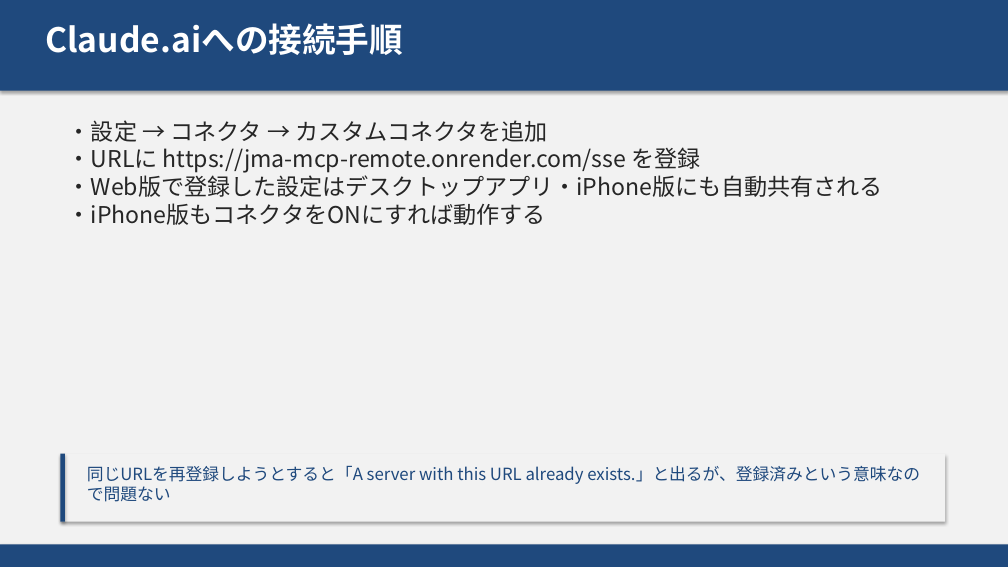
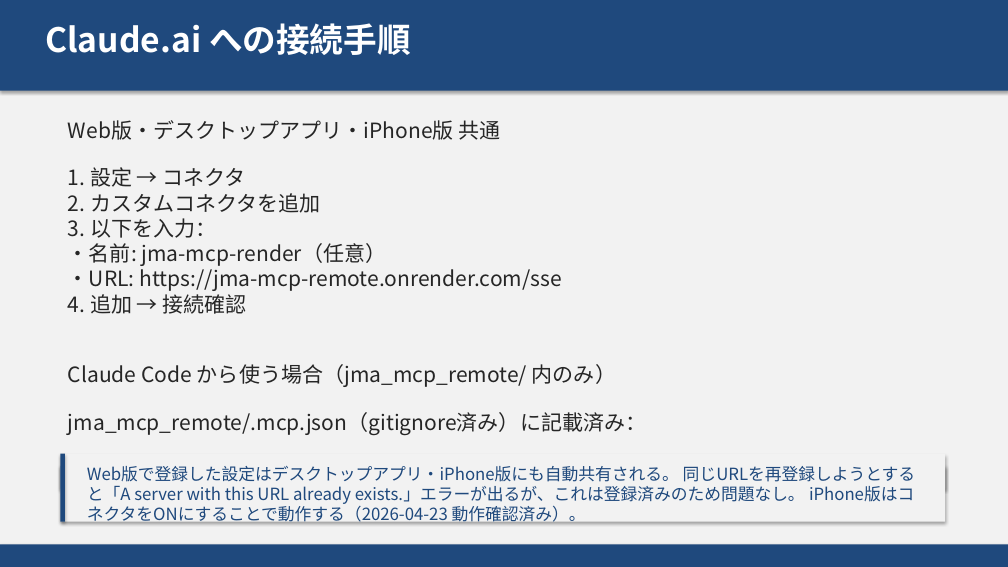
Before and after one commit to masauehr/ppt_auto, a slide deck: slide 15 of mcp_remort.pptx (slide 6 before the commit). Drawn at 1008x567 pixels with LibreOffice and Linux fonts; fonts in the diff are those of the drawing. Boxes give left, top, right and bottom in pixels: in the first picture for what was removed or moved away, otherwise in the second. Text is boxed around its words. In the diff, an @@ line names an element or a change of style, - is before the commit and + after.

```diff
--- a/mcp_remort.pptx
+++ b/mcp_remort.pptx
@@ text at (45, 23, 411, 55): spaces changed @@
-Claude.aiへの接続手順
+Claude.ai への接続手順
@@ text at (68, 120, 646, 435): text changed; size 22 to 20 pt @@
-・設定 → コネクタ → カスタムコネクタを追加
-・URLに https://jma-mcp-remote.onrender.com/sse を登録
-・Web版で登録した設定はデスクトップアプリ・iPhone版にも自動共有される
-・iPhone版もコネクタをONにすれば動作する
+Web版・デスクトップアプリ・iPhone版 共通
+1. 設定 → コネクタ
+2. カスタムコネクタを追加
+3. 以下を入力：
+・名前: jma-mcp-render（任意）
+・URL: https://jma-mcp-remote.onrender.com/sse
+4. 追加 → 接続確認
+Claude Code から使う場合（jma_mcp_remote/ 内のみ）
+jma_mcp_remote/.mcp.json（gitignore済み）に記載済み：
@@ rectangle added at (60, 466, 945, 488), fill #E8E8E8 @@
@@ text at (87, 466, 916, 524): text changed @@
-同じURLを再登録しようとすると「A server with this URL already exists.」と出るが、登録済みという意味なので問題ない
+Web版で登録した設定はデスクトップアプリ・iPhone版にも自動共有される。 同じURLを再登録しようとすると「A server with this URL already exists.」エラーが出るが、これは登録済みのため問題なし。 iPhone版はコネクタをONにすることで動作する（2026-04-23 動作確認済み）。
```
Also in this commit, not shown: 7 other slides changed, 10 slides added, 1 slide removed, 6 other files.
